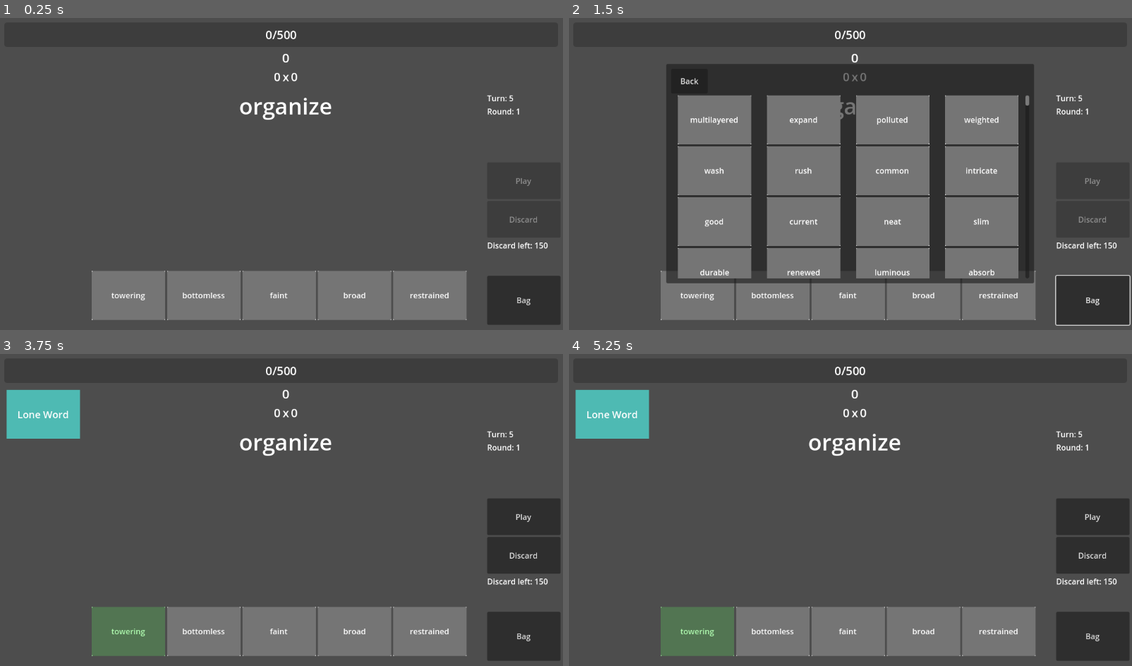
Above: before the commit, frames 1-4 (two rows, left to right).
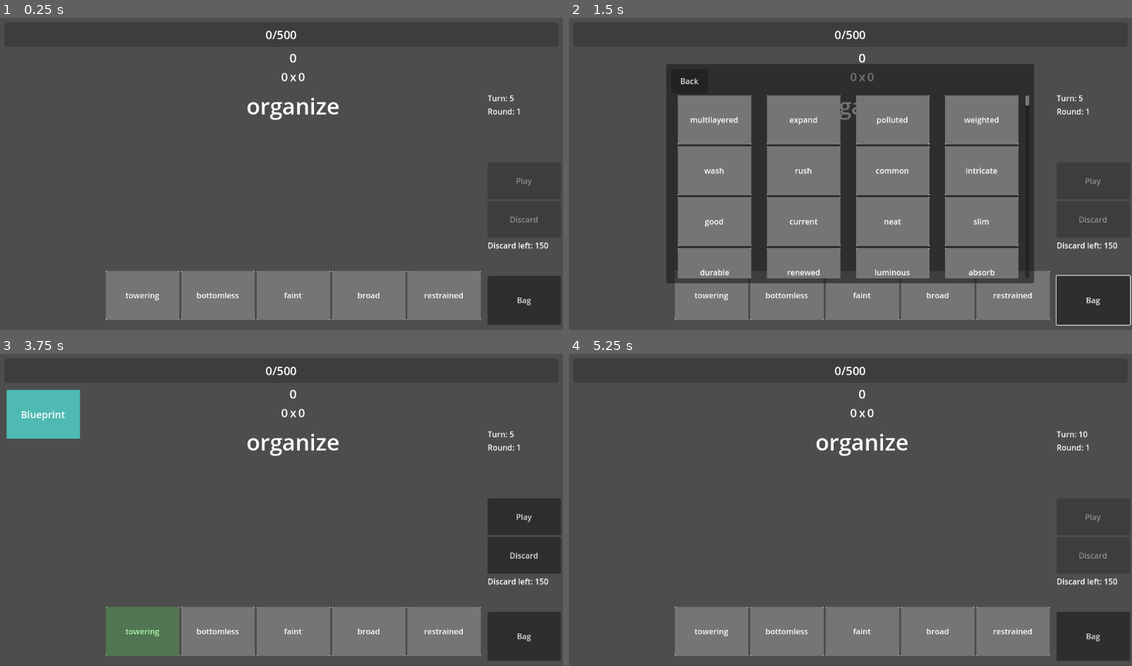
Above: after the commit, the same moments.

Repository: BMinh166/english-game-learning
Game: Godot game, scene res://scenes/Main.tscn
Two runs of this game, one before a commit and one after it. Both use one fixed random seed, a clock stepped at 60 frames per second and the inputs below.
Inputs (mouse positions are in pixels of both pictures, inside the frame that each line leads up to):
- Up to frame 1 (0.25 s): no input
- Up to frame 2 (1.5 s): click "Bag" at 0.5 s; click "Bag" at 1.25 s
- Up to frame 3 (3.75 s): click "Bag" at 2 s; click "Back" at 2.75 s; tap Enter (ui_accept) at 3.5 s; move the mouse to (129, 631) at 3.52 s; hold Enter (ui_accept) from 3.53 s (still down); click (129, 631) at 3.67 s
- Up to frame 4 (5.25 s): release Enter (ui_accept) at 4.25 s; click (614, 413) at 4.27 s; click (659, 407) at 5 s, where only the run after the commit has a clickable "Sell"

The runs differ from the first frame. In frame 1, 2.5% of the frame differs, in the area x 16-98%, y 11-97%; in frame 2, 2.0%; in frame 3, 3.0%; in frame 4, 6.2%, in the area x 1-98%, y 11-97%.

Commit message:
Add 18 items

Diff:
--- a/scenes/Items/Item.gd
+++ b/scenes/Items/Item.gd
@@ -1,13 +1,65 @@
 extends Control
 
 @onready var label = $MarginContainer/ColorRect/Label
+@onready var sell_button = $SellButton
+@onready var use_button = $UseButton
+@onready var click_area = $ClickArea
 
-var item_data
+var item_instance
+var selected = false
 
-func setup(data):
-	item_data = data
+signal sell_pressed(item_ref)
+signal use_pressed(item_ref)
+signal item_clicked(item_ref)
+
+func _ready() -> void:
+	sell_button.visible = false
+	use_button.visible = false
+	mouse_filter = Control.MOUSE_FILTER_STOP
+	click_area.focus_mode = Control.FOCUS_NONE
+
+func setup(instance):
+
+	item_instance = instance
+
+	var data = ItemDB.ITEMS[instance.id]
 
 	label.text = data.name
+	if item_instance.get("id", "") == "blueprint":
+
+		var copied = item_instance.get(
+			"copied_item",
+			""
+		)
+
+		if copied != "":
+
+			label.text += "\n[" + copied + "]"
+
+
+func update_buttons():
+
+	sell_button.visible = selected
+
+	use_button.visible = (
+		selected
+		and has_use_action()
+	)
+
+	modulate = (
+		Color(1.1, 1.1, 1.1)
+		if selected
+		else Color.WHITE
+	)
+
+func has_use_action() -> bool:
+
+	match item_instance.id:
+
+		"blueprint":
+			return true
+
+	return false
 
 func activate():
 
@@ -34,3 +86,20 @@
 	await tween.finished
 
 	modulate = Color.WHITE
+
+func close_buttons():
+
+	selected = false
+	update_buttons()
+
+
+func _on_sell_button_pressed() -> void:
+	emit_signal("sell_pressed", self)
+
+
+func _on_use_button_pressed() -> void:
+	emit_signal("use_pressed", self)
+
+
+func _on_click_area_pressed() -> void:
+	emit_signal("item_clicked", self)
--- a/scenes/Items/ItemDB.gd
+++ b/scenes/Items/ItemDB.gd
@@ -1,5 +1,23 @@
 extends Node
 class_name ItemDB
+
+
+static func get_rarity_value(rarity):
+
+	match rarity:
+		"common":
+			return 1
+
+		"uncommon":
+			return 2
+
+		"rare":
+			return 5
+
+		"legendary":
+			return 10
+
+	return 0
 
 static var ITEMS = {
 
@@ -118,4 +136,18 @@
 		"rarity": "rare",
 		"description": "Playing only 1 Synonym word costs no Turn"
 	},
+
+	"blueprint": {
+		"id": "blueprint",
+		"name": "Blueprint",
+		"rarity": "rare",
+		"description": "Click this item, then choose another item to copy its effect"
+	},
+
+	"yojigen_pocket": {
+		"id": "yojigen_pocket",
+		"name": "Yojigen Pocket",
+		"rarity": "rare",
+		"description": "Gain bonus Turns each round equal to half total rarity value of your other items"
+	},
 }
--- a/scenes/Items/ItemManager.gd
+++ b/scenes/Items/ItemManager.gd
@@ -2,28 +2,45 @@
 class_name ItemManager
 
 var items = []
-var intensifier_used = false
-var extra_caffeine_used = false
-var handy_shortcut_used = false
-var phantom_hand_used = false
+var runtime_items = []
+
+#var intensifier_used = false
+#var extra_caffeine_used = false
+#var handy_shortcut_used = false
+#var phantom_hand_used = false
 var golden_ratio_bonus = 0
 var last_relation_type = ""
-var future_debt_used = false
+#var future_debt_used = false
 var valid_word_count = 0
 var played_word_count = 0
 var lone_word_valid = false
 var lone_word_relation = ""
 var treated_as_synonym = false
+#var blueprint_select_mode = false
+#var blueprint_item = null
 
 # =====================
 # ADD ITEM
 # =====================
 
 func add_item(item_id: String):
-	if item_id in items:
+
+	if has_item(item_id):
 		return
 
-	items.append(item_id)
+	if item_id == "blueprint":
+
+		items.append({
+			"id": "blueprint",
+			"copied_item": "",
+			"locked_copy": "",
+		})
+
+	else:
+
+		items.append({
+			"id": item_id,
+		})
 
 	print("ADD ITEM:", item_id)
 
@@ -32,14 +49,137 @@
 # =====================
 
 func remove_item(item_id: String):
-	items.erase(item_id)
+
+	for item in items:
+		if item.get("id", "") == item_id:
+			items.erase(item)
+			return
+
+func sell_item(item_instance) -> int:
+
+	var item_id = item_instance.get("id", "")
+
+	var data = ItemDB.ITEMS[item_id]
+
+	var rarity = data.get("rarity", "common")
+
+	var value = ItemDB.get_rarity_value(rarity)
+
+	items.erase(item_instance)
+
+	print("\n💰 ITEM SOLD")
+	print("ITEM:", item_id)
+	print("RARITY:", rarity)
+	print("TURN GAIN:", value)
+
+	return value
 
 # =====================
 # CHECK ITEM
 # =====================
 
 func has_item(item_id: String) -> bool:
-	return item_id in items
+
+	for item in items:
+		if item.get("id", "") == item_id:
+			return true
+
+	return false
+
+func build_runtime_items() -> Array:
+
+	var result = []
+
+	for inventory_item in items:
+
+		var item_id = inventory_item.get(
+			"id",
+			""
+		)
+
+		# =====================
+		# NORMAL ITEM
+		# =====================
+
+		result.append({
+			"id": item_id,
+			"source_id": item_id,
+
+			"turn_used": false,
+			"round_used": false,
+
+			"persistent": inventory_item
+		})
+
+		# =====================
+		# BLUEPRINT
+		# =====================
+
+		if item_id == "blueprint":
+
+			var copied = inventory_item.get(
+				"locked_copy",
+				""
+			)
+
+			if copied != "":
+
+				var copied_item = find_item_instance(copied)
+
+				result.append({
+					"id": copied,
+					"source_id": "blueprint",
+
+					"turn_used": false,
+					"round_used": false,
+
+					"is_blueprint_copy": true,
+
+					"persistent": copied_item
+				})
+
+	return result
+
+func get_total_rarity_value_except(
+	exclude_item
+) -> int:
+
+	var total = 0
+
+	for item in items:
+
+		if item == exclude_item:
+			continue
+
+		var item_id = item.get(
+			"id",
+			""
+		)
+
+		var data = ItemDB.ITEMS.get(
+			item_id,
+			{}
+		)
+
+		var rarity = data.get(
+			"rarity",
+			"common"
+		)
+
+		total += ItemDB.get_rarity_value(
+			rarity
+		)
+
+	return total
+
+func find_item_instance(item_id):
+
+	for item in items:
+
+		if item.get("id", "") == item_id:
+			return item
+
+	return null
 
 # =====================
 # GET PLAYER ITEMS
@@ -59,20 +199,18 @@
 	print("\n===== ITEM MODIFY START =====")
 	print("ORIGINAL STEP:", result)
 
-	for item in items:
-
-		print("\nCHECK ITEM:", item)
-
-		#match item:
+	for item in runtime_items:
+
+		var item_id = item.get("id", "")
+
+		#match item_id:
+
+		print("\nCHECK ITEM:", item_id)
 
 	return result
 
 func start_turn():
-	intensifier_used = false
-	handy_shortcut_used = false
-	extra_caffeine_used = false
-	phantom_hand_used = false
-	future_debt_used = false
+
 	last_relation_type = ""
 	valid_word_count = 0
 	played_word_count = 0
@@ -80,8 +218,43 @@
 	lone_word_relation = ""
 	treated_as_synonym = false
 
+	# =====================
+	# LOCK BLUEPRINT
+	# =====================
+
+	for item in items:
+
+		if item.get("id", "") == "blueprint":
+
+			item["locked_copy"] = item.get(
+				"copied_item",
+				""
+			)
+
+	# =====================
+	# BUILD RUNTIME
+	# =====================
+
+	runtime_items = build_runtime_items()
+
+	# =====================
+	# RESET TURN STATE
+	# =====================
+
+	for item in runtime_items:
+
+		item["turn_used"] = false
+
 func start_round():
-	pass
+
+
+
+	runtime_items = build_runtime_items()
+
+	for item in runtime_items:
+
+		item["round_used"] = false
+		item["turn_used"] = false
 
 func modify_final(point, mult, data) -> Dictionary:
 
@@ -105,15 +278,17 @@
 		print("ANTONYM TREATED AS SYNONYM")
 
 		effects.append({
-			"type": "GLITCHED",
+			"type": "Glitched",
 			"item_id": "language_glitch"
 		})
 
 		treated_as_synonym = true
 
-	for item in items:
-
-		match item:
+	for item in runtime_items:
+
+		var item_id = item.get("id", "")
+
+		match item_id:
 
 			# =====================
 			# SYNONYM CODEX
@@ -134,7 +309,9 @@
 					effects.append({
 						"type": "add_point",
 						"value": 10,
-						"item_id": "synonym_codex"
+						"item_id": "synonym_codex",
+						"is_blueprint_copy":
+							item.get("is_blueprint_copy", false)
 					})
 
 			# =====================
@@ -149,7 +326,9 @@
 				effects.append({
 					"type": "add_mult",
 					"value": 1,
-					"item_id": "wildcard"
+					"item_id": "wildcard",
+						"is_blueprint_copy":
+							item.get("is_blueprint_copy", false)
 				})
 
 			# =====================
@@ -175,7 +354,9 @@
 					effects.append({
 						"type": "add_point",
 						"value": 15,
-						"item_id": "cappuccino"
+						"item_id": "cappuccino",
+						"is_blueprint_copy":
+							item.get("is_blueprint_copy", false)
 					})
 
 			# =====================
@@ -187,12 +368,12 @@
 				if !data.is_valid:
 					continue
 
-				if intensifier_used:
+				if item.get("turn_used", false):
 					continue
 
 				if data.get("relation_type", "") == "degree":
 
-					intensifier_used = true
+					item["turn_used"] = true
 
 					print("✅ INTENSIFIER ACTIVATED")
 					print("RELATION:", data.get("relation_type", ""))
@@ -204,7 +385,9 @@
 					effects.append({
 						"type": "add_mult",
 						"value": 3,
-						"item_id": "intensifier"
+						"item_id": "intensifier",
+						"is_blueprint_copy":
+							item.get("is_blueprint_copy", false)
 					})
 
 			# =====================
@@ -216,7 +399,7 @@
 				if !data.is_valid:
 					continue
 
-				if extra_caffeine_used:
+				if item.get("turn_used", false):
 					continue
 
 				print("\n☕ EXTRA CAFFEINE ACTIVATED")
@@ -224,7 +407,7 @@
 				print("POINT BEFORE:", result.point)
 				print("ADD: +25 POINT")
 
-				extra_caffeine_used = true
+				item["turn_used"] = true
 
 				result.point += 25
 
@@ -233,7 +416,9 @@
 				effects.append({
 					"type": "add_point",
 					"value": 25,
-					"item_id": "extra_caffeine"
+					"item_id": "extra_caffeine",
+						"is_blueprint_copy":
+							item.get("is_blueprint_copy", false)
 				})
 
 			# =====================
@@ -259,7 +444,9 @@
 					effects.append({
 						"type": "add_point",
 						"value": 20,
-						"item_id": "family_guide"
+						"item_id": "family_guide",
+						"is_blueprint_copy":
+							item.get("is_blueprint_copy", false)
 					})
 
 			# =====================
@@ -281,7 +468,9 @@
 				effects.append({
 					"type": "add_point",
 					"value": golden_ratio_bonus,
-					"item_id": "golden_ratio"
+					"item_id": "golden_ratio",
+						"is_blueprint_copy":
+							item.get("is_blueprint_copy", false)
 				})
 
 			# =====================
@@ -309,7 +498,9 @@
 					effects.append({
 						"type": "add_mult",
 						"value": 2,
-						"item_id": "scholars_thesis"
+						"item_id": "scholars_thesis",
+						"is_blueprint_copy":
+							item.get("is_blueprint_copy", false)
 					})
 
 			# =====================
@@ -335,7 +526,9 @@
 					effects.append({
 						"type": "add_mult",
 						"value": 3,
-						"item_id": "yin_yang"
+						"item_id": "yin_yang",
+						"is_blueprint_copy":
+							item.get("is_blueprint_copy", false)
 					})
 
 			# =====================
@@ -367,7 +560,9 @@
 					effects.append({
 						"type": "add_point",
 						"value": 40,
-						"item_id": "magnetic_force"
+						"item_id": "magnetic_force",
+						"is_blueprint_copy":
+							item.get("is_blueprint_copy", false)
 					})
 
 			# =====================
@@ -379,7 +574,7 @@
 				if !data.is_valid:
 					continue
 
-				if future_debt_used:
+				if item.get("turn_used", false):
 					continue
 
 				var discard_used = data.get("discard_used", 0)
@@ -398,12 +593,14 @@
 
 				print("POINT AFTER:", result.point)
 
-				future_debt_used = true
+				item["turn_used"] = true
 
 				effects.append({
 					"type": "add_point",
 					"value": bonus,
-					"item_id": "future_debt"
+					"item_id": "future_debt",
+					"is_blueprint_copy":
+						item.get("is_blueprint_copy", false)
 				})
 
 	result["effects"] = effects
--- a/scenes/Items/item.tscn
+++ b/scenes/Items/item.tscn
@@ -34,3 +34,44 @@
 label_settings = SubResource("LabelSettings_vx682")
 horizontal_alignment = 1
 vertical_alignment = 1
+
+[node name="SellButton" type="Button" parent="."]
+layout_mode = 1
+anchors_preset = 1
+anchor_left = 1.0
+anchor_right = 1.0
+offset_top = 20.0
+offset_right = 35.0
+offset_bottom = 51.0
+grow_horizontal = 0
+focus_mode = 0
+text = "Sell"
+
+[node name="UseButton" type="Button" parent="."]
+layout_mode = 1
+anchors_preset = 3
+anchor_left = 1.0
+anchor_top = 1.0
+anchor_right = 1.0
+anchor_bottom = 1.0
+offset_top = -40.0
+offset_right = 37.0
+offset_bottom = -9.0
+grow_horizontal = 0
+grow_vertical = 0
+focus_mode = 0
+text = "Use"
+
+[node name="ClickArea" type="Button" parent="."]
+layout_mode = 1
+anchors_preset = 15
+anchor_right = 1.0
+anchor_bottom = 1.0
+grow_horizontal = 2
+grow_vertical = 2
+focus_mode = 0
+flat = true
+
+[connection signal="pressed" from="SellButton" to="." method="_on_sell_button_pressed"]
+[connection signal="pressed" from="UseButton" to="." method="_on_use_button_pressed"]
+[connection signal="pressed" from="ClickArea" to="." method="_on_click_area_pressed"]
--- a/scenes/Items/item_container.tscn
+++ b/scenes/Items/item_container.tscn
@@ -4,7 +4,7 @@
 [ext_resource type="PackedScene" uid="uid://dibgjlfac13mo" path="res://scenes/Items/item.tscn" id="1_e1fji"]
 
 [node name="ItemContainer" type="Control"]
-custom_minimum_size = Vector2(170, 536)
+custom_minimum_size = Vector2(199.795, 536)
 layout_mode = 3
 anchors_preset = 0
 offset_right = 170.0
@@ -18,7 +18,7 @@
 offset_bottom = 40.0
 theme_override_constants/margin_left = 10
 theme_override_constants/margin_top = 10
-theme_override_constants/margin_right = 10
+theme_override_constants/margin_right = 40
 theme_override_constants/margin_bottom = 10
 
 [node name="VBoxContainer" type="VBoxContainer" parent="MarginContainer"]
--- a/scripts/GameManager.gd
+++ b/scripts/GameManager.gd
@@ -134,10 +134,50 @@
 	var round_passed = 0
 
 	while score >= target_score:
+
 		score -= target_score
 		round += 1
+
 		item_manager.start_round()
+
+		# =====================
+		# YOJIGEN POCKET
+		# =====================
+
+		for item in item_manager.runtime_items:
+
+			var item_id = item.get("id", "")
+
+			if item_id != "yojigen_pocket":
+				continue
+
+			var rarity_total = item_manager.get_total_rarity_value_except(
+				item.get("persistent", item)
+			)
+
+			var bonus_turn = int(
+				floor(rarity_total / 2.0)
+			)
+
+			if bonus_turn <= 0:
+				continue
+
+			max_turn += bonus_turn
+
+			print("\n🌀 YOJIGEN POCKET ACTIVATED")
+			print("RARITY TOTAL:", rarity_total)
+			print("BONUS TURN:", bonus_turn)
+
+			emit_signal(
+				"activate_item_slot",
+
+				"blueprint"
+				if item.get("is_blueprint_copy", false)
+				else "yojigen_pocket"
+			)
+
 		target_score = int(target_score * 1.5)
+
 		round_passed += 1
 
 		print("=== NEXT ROUND ===", "Round:", round, "Score left:", score)
@@ -330,6 +370,19 @@
 
 	item_manager.lone_word_valid = is_valid
 	item_manager.lone_word_relation = relation_type
+
+	# =====================
+	# GOLDEN RATIO STACK FIRST
+	# =====================
+
+	if is_valid:
+
+		if item_manager.has_item("golden_ratio"):
+
+			item_manager.golden_ratio_bonus += 2
+
+			print("\n⭐ GOLDEN RATIO STACK")
+			print("NEW BONUS:", item_manager.golden_ratio_bonus)
 
 	var final_data = item_manager.modify_final(
 		point,
@@ -354,7 +407,17 @@
 			"type": effect.type
 		})
 
-		emit_signal("activate_item_slot", effect.item_id)
+		var activate_id = effect.item_id
+
+		# 👇 nếu là blueprint copy
+		if effect.get("is_blueprint_copy", false):
+
+			activate_id = "blueprint"
+
+		emit_signal(
+			"activate_item_slot",
+			activate_id
+		)
 		await wait_step()
 
 	#mult *= mult
@@ -424,21 +487,6 @@
 		item_manager.last_relation_type = relation_type
 	else:
 		item_manager.last_relation_type = ""
-
-	# =====================
-	# GOLDEN RATIO
-	# =====================
-
-	if is_valid:
-
-		if item_manager.has_item("golden_ratio"):
-
-			item_manager.golden_ratio_bonus += 2
-
-			print("\n⭐ GOLDEN RATIO STACK")
-			print("NEW BONUS:", item_manager.golden_ratio_bonus)
-
-			#emit_signal("activate_item_slot", "golden_ratio")
 
 	# =====================
 	# LONE WORD
@@ -462,7 +510,7 @@
 		turn += 1
 
 		emit_signal("show_floating_text", card, {
-			"text": "Turn Refund",
+			"text": "Refunded",
 			"type": "special"
 		})
 
--- a/scripts/Ui.gd
+++ b/scripts/Ui.gd
@@ -16,6 +16,8 @@
 var item_slots = {}
 var max_select = 5
 var current_state
+var blueprint_select_mode = false
+var blueprint_item = null
 var floating_scene = preload("res://scenes/Card/FloatingText.tscn")
 var item_scene = preload("res://scenes/Items/item.tscn")
 
@@ -87,21 +89,102 @@
 	# lấy item player đang giữ
 	var items = GameManager.item_manager.get_items()
 
-	for item_id in items:
-
-		var data = ItemDB.ITEMS[item_id]
+	for item_instance in items:
 
 		var slot = item_scene.instantiate()
 
 		item_container.add_child(slot)
 
 		slot.reset_size()
-		slot.setup(data)
+		slot.setup(item_instance)
+		slot.connect(
+			"sell_pressed",
+			_on_sell_item_pressed
+		)
+		slot.connect(
+			"use_pressed",
+			_on_use_item_pressed
+		)
+		slot.connect(
+			"item_clicked",
+			_on_item_clicked
+		)
 
 		print("ITEM SIZE:", slot.size)
 		print("ITEM MIN SIZE:", slot.custom_minimum_size)
 
-		item_slots[item_id] = slot
+		item_slots[
+			item_instance.get("id", "")
+		] = slot
+
+func _on_item_clicked(clicked_item):
+
+	# 👇 nhớ trạng thái cũ
+	var was_selected = clicked_item.selected
+
+	# close all
+	for slot in item_container.get_children():
+
+		if slot.has_method("close_buttons"):
+			slot.close_buttons()
+
+	# =====================
+	# BLUEPRINT COPY MODE
+	# =====================
+
+	if blueprint_select_mode:
+
+		if clicked_item.item_instance.get("id", "") == "blueprint":
+			return
+
+		var target_id = clicked_item.item_instance.get(
+			"id",
+			""
+		)
+
+		blueprint_item["copied_item"] = target_id
+
+		print("BLUEPRINT COPIED:", target_id)
+
+		update_item_ui()
+
+		blueprint_select_mode = false
+		blueprint_item = null
+
+		return
+
+	# 👇 nếu trước đó chưa mở thì mở lại
+	if !was_selected:
+
+		clicked_item.selected = true
+		clicked_item.update_buttons()
+
+func _on_use_item_pressed(item_ref):
+
+	var item = item_ref.item_instance
+
+	if item.get("id", "") == "blueprint":
+
+		blueprint_select_mode = true
+
+		blueprint_item = item
+
+		print("SELECT ITEM TO COPY")
+
+func _on_sell_item_pressed(item_ref):
+
+	var item_instance = item_ref.item_instance
+
+	var gain = GameManager.item_manager.sell_item(
+		item_instance
+	)
+
+	GameManager.turn += gain
+
+	print("GAIN TURN:", gain)
+
+	update_item_ui()
+	update_state_ui(GameManager.get_state())
 
 func _on_play_cards(cards):
 	var selected_cards = cards
@@ -237,7 +320,7 @@
 func _input(event):
 
 	if event.is_action_pressed("ui_accept"):
-		GameManager.debug_add_item("lone_word")
+		GameManager.debug_add_item("blueprint")
 
 	if event.is_action_pressed("ui_cancel"):
-		GameManager.debug_add_item("language_glitch")
+		GameManager.debug_add_item("yojigen_pocket")
